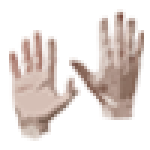
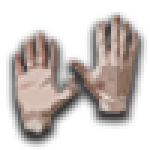
Layered file, before and after one edit (w=150, h=150). Changes by layer:
added group "Hands" with 2 layers above "Layer 5" over [15, 12, 138, 135]
moved "Layer 8" into group "Hands", painted on it over [69, 9, 144, 120]
moved "Layer 7" into group "Hands", painted on it over [9, 30, 81, 141]
